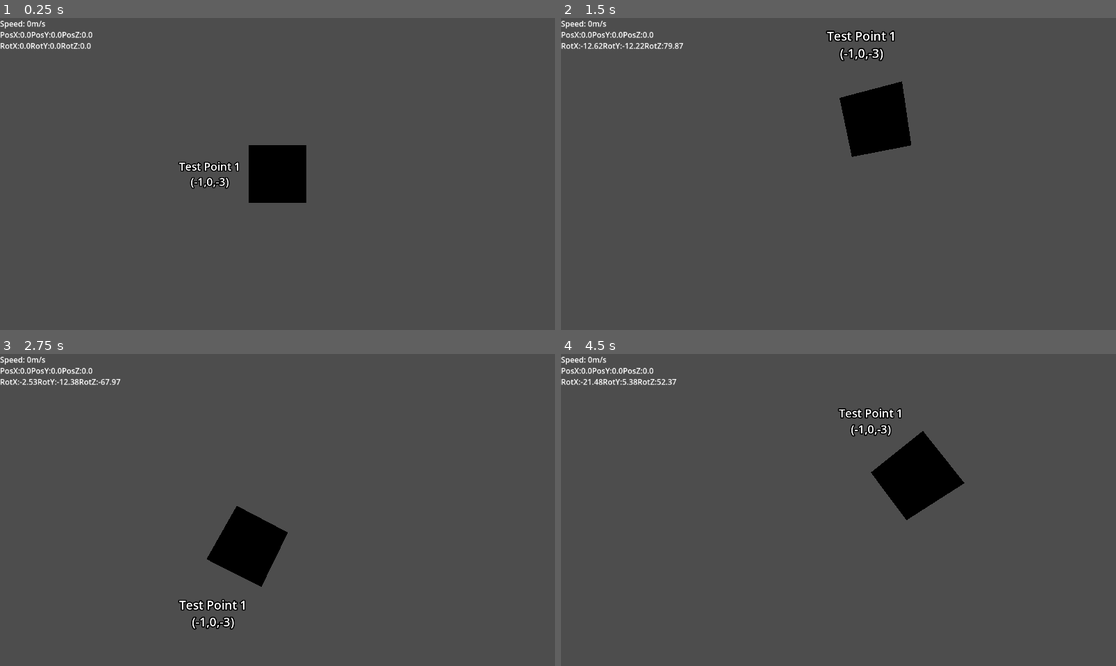
Above: before the commit, frames 1-4 (two rows, left to right).
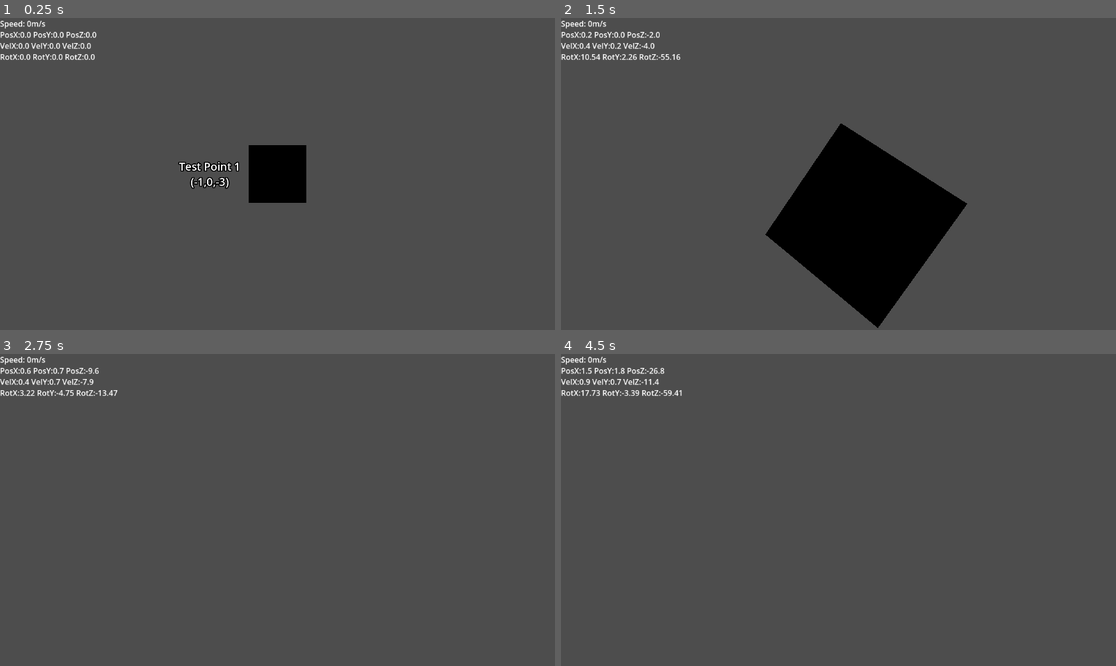
Above: after the commit, the same moments.

Repository: V3AI-Seven/gravity
Game: Godot game, scene res://MainArea/space.tscn
Two runs of this game, one before a commit and one after it. Both use one fixed random seed, a clock stepped at 60 frames per second and the inputs below.
Inputs (mouse positions are in pixels of both pictures, inside the frame that each line leads up to):
- Up to frame 1 (0.25 s): no input
- Up to frame 2 (1.5 s): tap Enter at 0.5 s; move the mouse to (866, 174) at 0.52 s; hold Q 0.53-1.28 s; hold W from 0.53 s (still down); move the mouse to (810, 174) at 1.27 s; tap Q at 1.35 s
- Up to frame 3 (2.75 s): keep holding W; move the mouse to (288, 503) at 2.02 s; hold E from 2.03 s (still down); tap Q at 2.3 s
- Up to frame 4 (4.5 s): keep holding W; move the mouse to (832, 516) at 2.77 s; release E at 2.78 s; tap Q at 2.85 s; move the mouse to (877, 513) at 3.52 s; hold Q 3.53-4.28 s; move the mouse to (794, 506) at 4.27 s; tap E at 4.35 s

The runs differ from the first frame. In frame 1, 0.5% of the frame differs, in the area x 0-18%, y 4-14%; in frame 2, 15%, in the area x 0-74%, y 3-100%; in frame 3, 3.2%; in frame 4, 3.6%.

Commit message:
Momentum based spaceflight aquired

Diff:
--- a/MainArea/Scripts/space_ship.gd
+++ b/MainArea/Scripts/space_ship.gd
@@ -1,16 +1,18 @@
 extends CharacterBody3D
 
-const acceleration = 10 #measured in m/s
+const acceleration = 5 #measured in m/s
 const boost_acceleration = 15 #measured in m/s
 const mouse_sensitivity = 0.002
-const roll_speed = 0.1
+const roll_speed = 0.02
 
+var target_velocity = Vector3.ZERO
 
 func _ready() -> void:
 	Input.mouse_mode = Input.MOUSE_MODE_CAPTURED
 
 func _input(event: InputEvent) -> void:
 	if event is InputEventMouseMotion and Input.mouse_mode == Input.MOUSE_MODE_CAPTURED: #Had to get an online explanation to local rotation
+		#TODO: Make this more space-like. Rather than setting motion, add rotation velocity while mouse is motion.
 		rotate_object_local(Vector3.UP, -event.relative.x * mouse_sensitivity) #Yaw control
 		rotate_object_local(Vector3.RIGHT, -event.relative.y * mouse_sensitivity) #Pitch Control
 
@@ -22,28 +24,58 @@
 func quit_menu() -> void: # TODO: Make proper menu in future!!!
 	get_tree().quit()
 
-func update_rotation_feed() -> void:
+func update_rotation_feed() -> void: #updates debug readouts
 	var rotX = snapped(rotation_degrees.x, 0.01)
 	var rotY = snapped(rotation_degrees.y, 0.01)
 	var rotZ = snapped(rotation_degrees.z, 0.01)
-	$Camera3D/DebugInfo/Rotation.text = "RotX:"+str(rotX)+"RotY:"+str(rotY)+"RotZ:"+str(rotZ)
+	$Camera3D/DebugInfo/Rotation.text = "RotX:"+str(rotX)+" RotY:"+str(rotY)+" RotZ:"+str(rotZ)
 
-func update_position_feed() -> void:
+func update_position_feed() -> void:#updates debug readouts
 	var posX = snapped(position.x, 0.1)
 	var posY = snapped(position.y, 0.1)
 	var posZ = snapped(position.z, 0.1)
-	$Camera3D/DebugInfo/Position.text = "PosX:"+str(posX)+"PosY:"+str(posY)+"PosZ:"+str(posZ)
+	$Camera3D/DebugInfo/Position.text = "PosX:"+str(posX)+" PosY:"+str(posY)+" PosZ:"+str(posZ)
+
+func update_velocity_feed() -> void:#updates debug readouts
+	var velX = snapped(velocity.x,0.1)
+	var velY = snapped(velocity.y,0.1)
+	var velZ = snapped(velocity.z,0.1)
+	$Camera3D/DebugInfo/Velocity.text = "VelX:"+str(velX)+" VelY:"+str(velY)+" VelZ:"+str(velZ)
 
 
 func _physics_process(delta: float) -> void: #Runs on pyhsics processing ticks, not the same as rendering
-	if Flags.debug_mode == true:
+	if Flags.debug_mode == true:#Debug mode setup
 		update_rotation_feed()
 		update_position_feed()
+		update_velocity_feed()
 
-	#Roll control
+
+	#Roll control, TODO: also make momentum based, see mouse-based rotation
+	#Done in pyhsics to prevent repeating keypress delay
 	var target_roll_velocity = 0
-	if Input.is_key_pressed(KEY_Q):#Done this way to prevent repeating keypress delay
+	if Input.is_key_pressed(KEY_Q):
 		target_roll_velocity += roll_speed
 	if Input.is_key_pressed(KEY_E):
 		target_roll_velocity += -roll_speed
 	rotate_object_local(Vector3.FORWARD,target_roll_velocity)
+
+
+	#Momentum-based spaceflight time
+	var target_acceleration = Vector3.ZERO
+	var relative_acceleration = Vector3.ZERO
+	if Input.is_key_pressed(KEY_W):
+		target_acceleration.z = (-acceleration*delta) #Applying axial acceleration
+	if Input.is_key_pressed(KEY_S):
+		target_acceleration.z = (acceleration*delta)#Applying axial acceleration
+	if Input.is_key_pressed(KEY_A):
+		target_acceleration.x = (acceleration*delta)#Applying axial acceleration
+	if Input.is_key_pressed(KEY_D):
+		target_acceleration.x = (-acceleration*delta)#Applying axial acceleration
+
+	relative_acceleration = transform.basis * target_acceleration #Rotate movement to be relative to ship's orientation
+	target_velocity = relative_acceleration + target_velocity #Apply acceleration
+
+	target_velocity = target_velocity * 0.995 #Natural deceleration
+
+	velocity = target_velocity
+	move_and_collide(velocity*delta) #Built in function to have nice movement, velocity, and collision
--- /dev/null
+++ b/MainArea/space.gd
@@ -0,0 +1,7 @@
+extends Node3D
+
+func _ready() -> void:
+	if Flags.debug_mode == true:
+		$Debug.visible = true
+	else:
+		$Debug.visible = false
--- a/MainArea/space.tscn
+++ b/MainArea/space.tscn
@@ -1,5 +1,6 @@
-[gd_scene load_steps=6 format=3 uid="uid://bbcw7e4pu05ch"]
+[gd_scene load_steps=7 format=3 uid="uid://bbcw7e4pu05ch"]
 
+[ext_resource type="Script" uid="uid://dw72my3vedlan" path="res://MainArea/space.gd" id="1_naoou"]
 [ext_resource type="Script" uid="uid://clumkh3ep2s8r" path="res://MainArea/Scripts/space_ship.gd" id="2_naoou"]
 
 [sub_resource type="BoxShape3D" id="BoxShape3D_4yfhc"]
@@ -15,6 +16,7 @@
 [sub_resource type="BoxMesh" id="BoxMesh_7fetd"]
 
 [node name="Space" type="Node3D"]
+script = ExtResource("1_naoou")
 
 [node name="SpaceShip" type="Node3D" parent="."]
 
@@ -46,10 +48,17 @@
 text = "X:0 Y:0 Z:0"
 metadata/_edit_use_anchors_ = true
 
+[node name="Velocity" type="Label" parent="SpaceShip/PlayerSpaceShip/Camera3D/DebugInfo"]
+offset_top = 46.0
+offset_right = 78.0
+offset_bottom = 69.0
+text = "VelX:0 VelY:0 VelZ:0"
+metadata/_edit_use_anchors_ = true
+
 [node name="Rotation" type="Label" parent="SpaceShip/PlayerSpaceShip/Camera3D/DebugInfo"]
-offset_top = 46.0
+offset_top = 69.0
 offset_right = 157.0
-offset_bottom = 69.0
+offset_bottom = 92.0
 text = "RotX:0 RotY:0 RotZ:0"
 metadata/_edit_use_anchors_ = true
 
Not shown, added: MainArea/space.gd.uid
